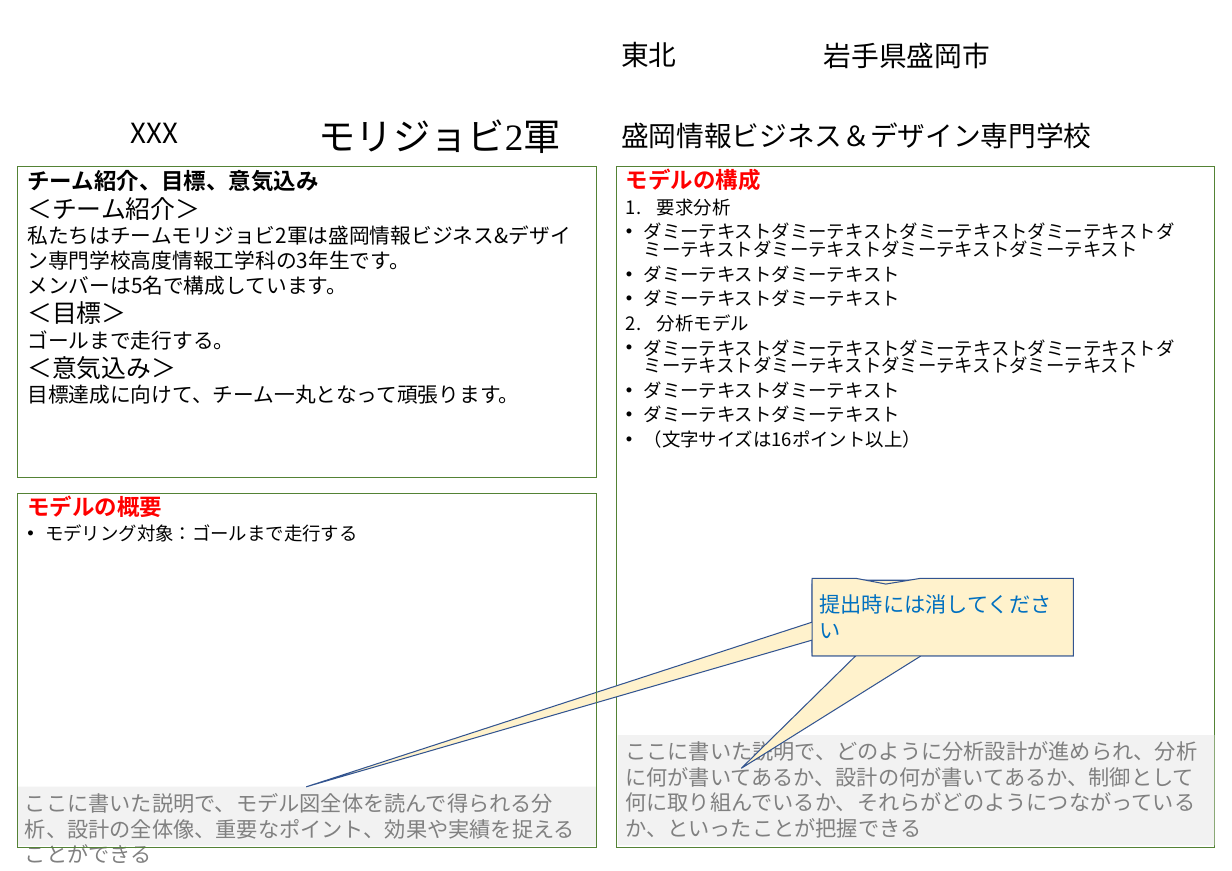
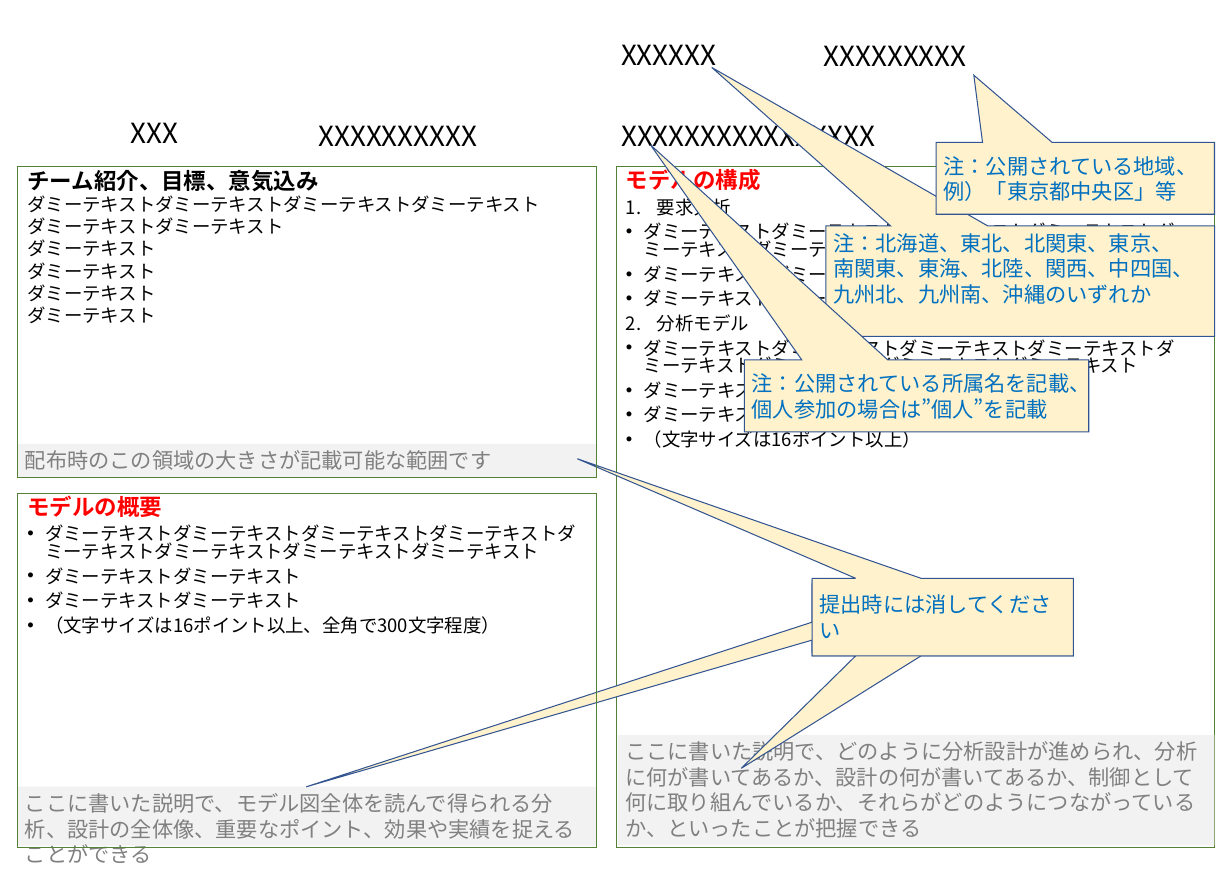
Before and after one commit to ishiki11/robot_b-team, a slide deck: slide 1 of model_file_template_primary.pptx. Drawn at 1232x871 pixels with LibreOffice and Linux fonts; fonts in the diff are those of the drawing; background and template pictures are left out. Boxes give left, top, right and bottom in pixels: in the first picture for what was removed or moved away, otherwise in the second. Text is boxed around its words. In the diff, an @@ line names an element or a change of style, - is before the commit and + after.

Commit message:
パワーポイントテンプレート作成

```diff
--- a/model_file_template_primary.pptx
+++ b/model_file_template_primary.pptx
@@ text at <box>621,44,716,72</box>: text changed @@
-東北
+XXXXXX
@@ text at <box>824,45,967,66</box>: text changed @@
-岩手県盛岡市
+XXXXXXXXX
@@ text at <box>621,119,875,154</box>: text changed @@
-盛岡情報ビジネス＆デザイン専門学校
+XXXXXXXXXXXXXXXX
@@ text at <box>319,125,478,146</box>: text changed; size 36 to 26.7 pt; font Times New Roman to Noto Sans CJK JP @@
-モリジョビ2軍
+XXXXXXXXXX
@@ speech box added at <box>936,142,1215,214</box>, fill #FFF2CC, outline #325491 1 pt, 20.5 pt, text #0070C0 @@
+注：公開されている地域、
+例）「東京都中央区」等
@@ text in rectangle at <box>27,195,539,323</box>: text changed; size 20 to 17.8 pt @@
-＜チーム紹介＞
-私たちはチームモリジョビ2軍は盛岡情報ビジネス&デザイ
-ン専門学校高度情報工学科の3年生です。
-メンバーは5名で構成しています。
-＜目標＞
-ゴールまで走行する。
-＜意気込み＞
-目標達成に向けて、チーム一丸となって頑張ります。
+ダミーテキストダミーテキストダミーテキストダミーテキスト
+ダミーテキストダミーテキスト
+ダミーテキスト
+ダミーテキスト
+ダミーテキスト
+ダミーテキスト
@@ speech box added at <box>826,226,1215,336</box>, fill #FFF2CC, outline #325491 1 pt, 20.5 pt, text #0070C0 @@
+注：北海道、東北、北関東、東京、
+南関東、東海、北陸、関西、中四国、
+九州北、九州南、沖縄のいずれか
@@ speech box added at <box>745,360,1089,432</box>, fill #FFF2CC, outline #325491 1 pt, 20.5 pt, text #0070C0 @@
+注：公開されている所属名を記載、個人参加の場合は”個人”を記載
@@ rectangle added at <box>17,444,596,478</box>, fill #F2F2F2, 20.5 pt, text #808080 @@
+配布時のこの領域の大きさが記載可能な範囲です
@@ text in rectangle at <box>45,524,576,634</box>: text changed @@
-• モデリング対象：ゴールまで走行する
+• ダミーテキストダミーテキストダミーテキストダミーテキストダミーテキストダミーテキストダミーテキストダミーテキスト
+• ダミーテキストダミーテキスト
+• ダミーテキストダミーテキスト
+• （文字サイズは16ポイント以上、全角で300文字程度）
@@ speech box "提出時には消してください" at <box>812,578,1074,656</box>: proportions changed @@
```
Also in this commit, not shown: 2 slides added, 3 slides removed, 1 other file.
